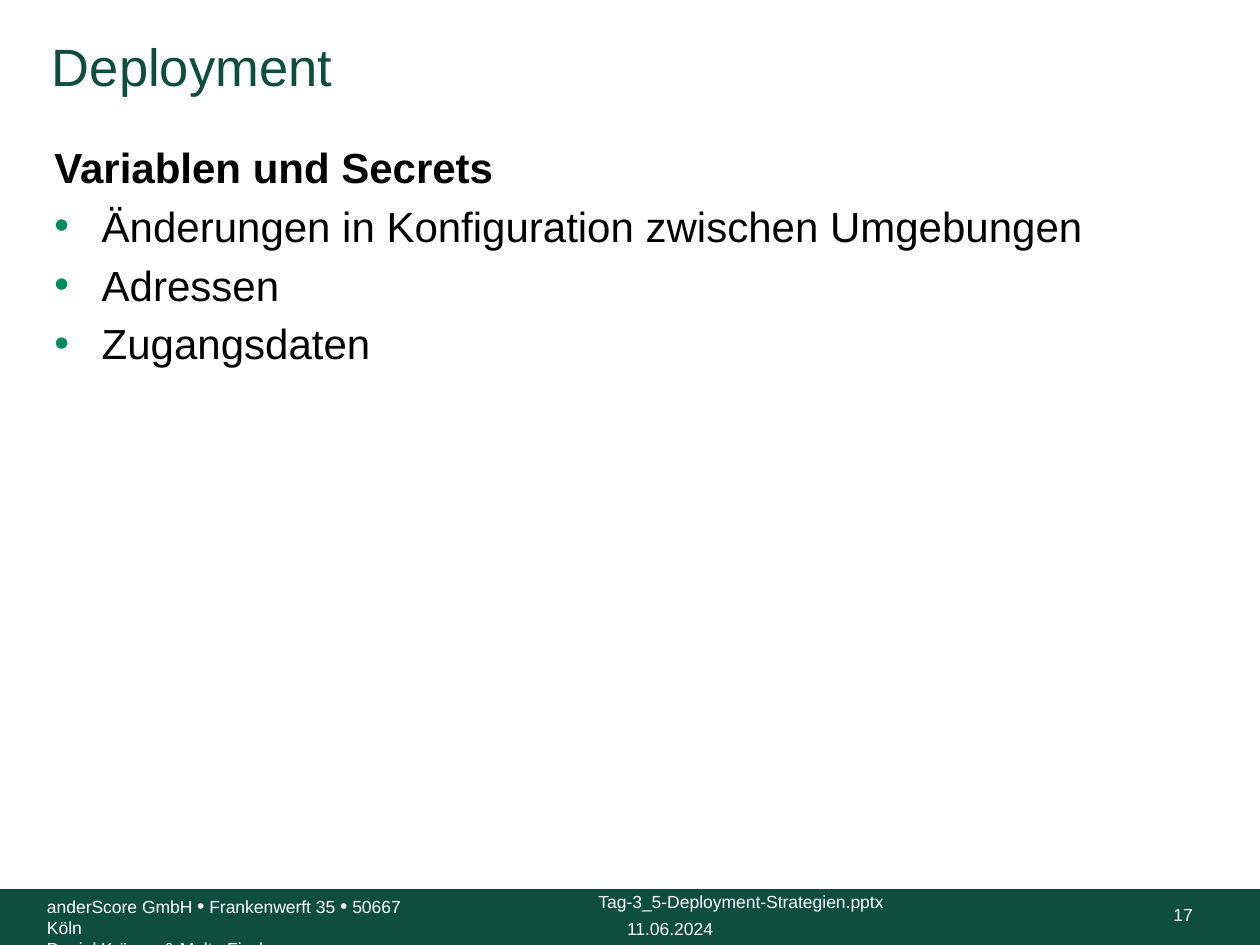
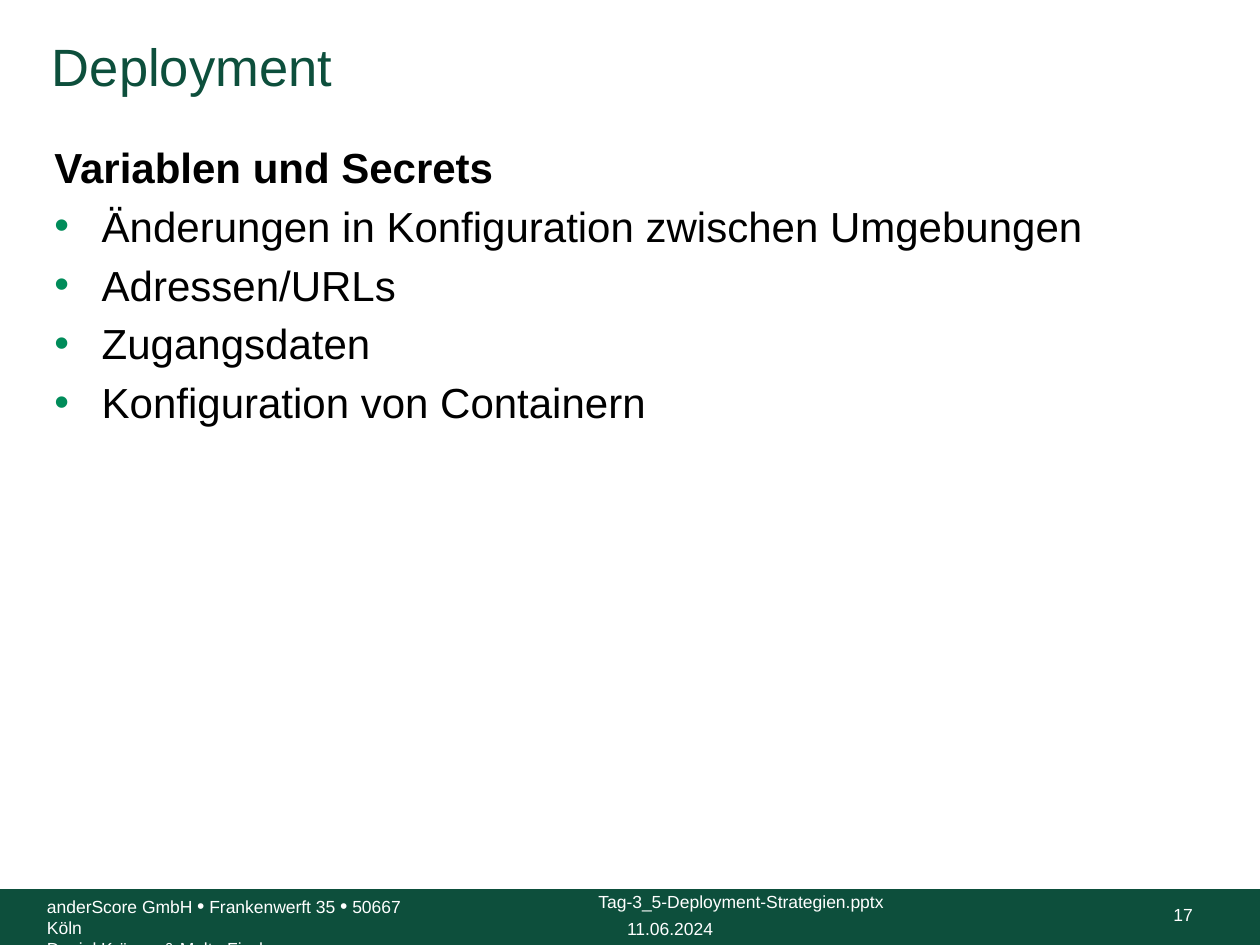
Before and after one commit to anderscore-gmbh/gitlab, a slide deck: slide 17 of slides/Tag-3_5-Deployment-Strategien.pptx. Drawn at 1260x945 pixels with LibreOffice and Linux fonts; fonts in the diff are those of the drawing; background and template pictures are left out. Boxes give left, top, right and bottom in pixels: in the first picture for what was removed or moved away, otherwise in the second. Text is boxed around its words. In the diff, an @@ line names an element or a change of style, - is before the commit and + after.

```diff
--- a/slides/Tag-3_5-Deployment-Strategien.pptx
+++ b/slides/Tag-3_5-Deployment-Strategien.pptx
@@ text at (102,270,396,302): text changed @@
-• Adressen
+• Adressen/URLs
@@ text at (102,387,645,427): paragraph added @@
+• Konfiguration von Containern
```
Also in this commit, not shown: 2 other slides changed, 1 slide added, 1 other file.
